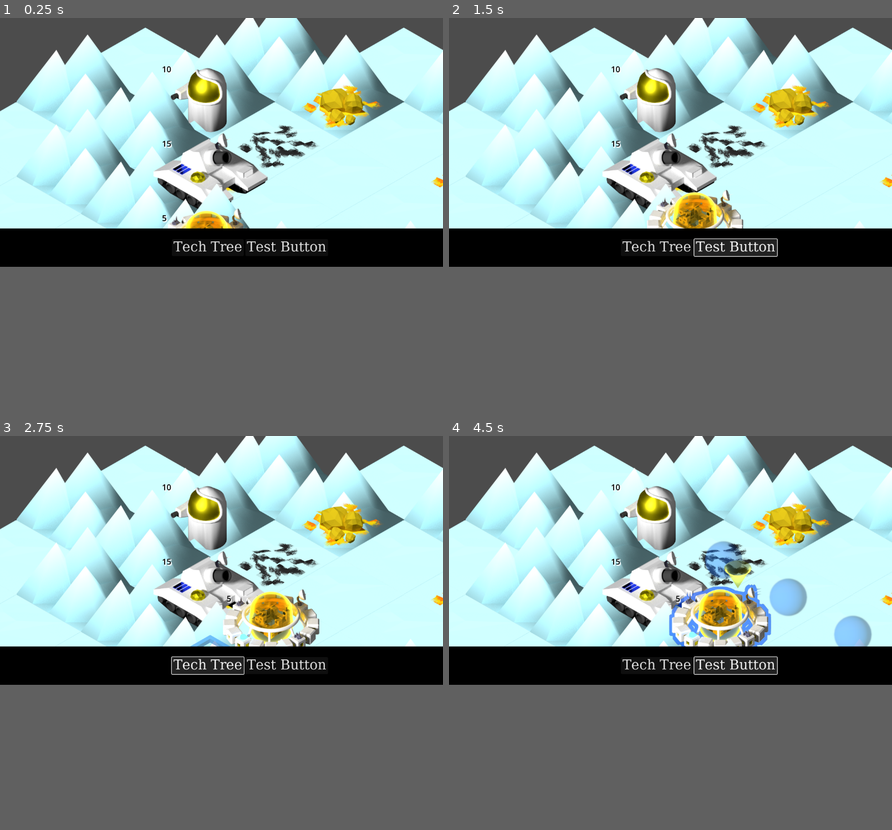
Above: before the commit, frames 1-4 (two rows, left to right).
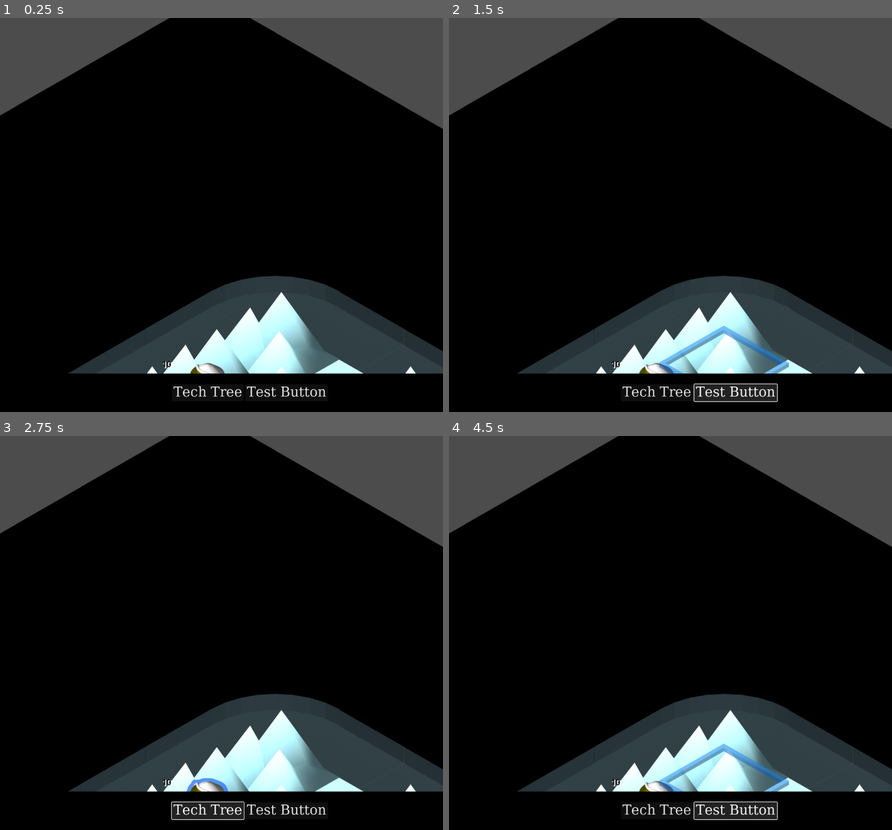
Above: after the commit, the same moments.

Repository: lifflander/stp
Game: Godot game, scene res://node_2d.tscn
Two runs of this game, one before a commit and one after it. Both use one fixed random seed, a clock stepped at 60 frames per second and the inputs below.
Inputs:
- Up to frame 1 (0.25 s): no input
- Up to frame 2 (1.5 s): click "Tech Tree" at 0.5 s; click "Test Button" at 1.25 s
- Up to frame 3 (2.75 s): click "Tech Tree" at 2 s
- Up to frame 4 (4.5 s): click "Test Button" at 2.75 s; click "Tech Tree" at 3.5 s; click "Test Button" at 4.25 s
In our replay, the window is 799x449 before the commit and 799x711 after it. These sizes can differ from the game's own. Grey fills any space a smaller window leaves; there, only what the larger window draws over its background counts as a difference.

The runs differ from the first frame. In frame 1, 62% of the frame differs, in the area x 0-100%, y 0-97%; in frame 2, 63%; in frame 3, 63%; in frame 4, 63%, in the area x 0-100%, y 0-98%.

Commit message:
Atmosphere

Diff:
--- /dev/null
+++ b/CharacterBody2DTest.gd
@@ -0,0 +1,26 @@
+extends CharacterBody2D
+
+var dragging = false
+var prev_position : Vector2
+
+func _ready():
+	set_process_input(true)
+
+func _input(event):
+	if event is InputEventMouseButton:
+		if event.is_pressed():
+			print("pressed")
+			dragging = true
+			prev_position = get_local_mouse_position() + position
+		else:
+			dragging = false
+			prev_position = Vector2(0,0)
+
+			var global_pos = get_global_mouse_position()
+
+	elif event is InputEventMouseMotion and dragging:
+		var new_position = get_local_mouse_position()
+		position = prev_position - new_position
+
+func _physics_process(delta):
+	pass
--- /dev/null
+++ b/Circle2D.gd
@@ -0,0 +1,15 @@
+class_name Circle2D extends Node2D
+
+var radius : float = 0.0
+var color : Color = Color(0,0,0,1)
+
+func _draw():
+	draw_circle(position, radius, color)
+
+# Called when the node enters the scene tree for the first time.
+func _ready():
+	pass # Replace with function body.
+
+# Called every frame. 'delta' is the elapsed time since the previous frame.
+func _process(delta):
+	pass
--- a/LogicEngine.gd
+++ b/LogicEngine.gd
@@ -8,7 +8,7 @@
 
 const unit_tile_set : int = 8
 
-func getBasicDirections() -> Array[Vector2i]:
+static func getBasicDirections() -> Array[Vector2i]:
 	var basic_directions : Array[Vector2i] = [
 		Vector2i(1, 0), Vector2i(0, 1), Vector2i(-1, 0), Vector2i(0, -1),
 		Vector2i(1, -1), Vector2i(-1, 1), Vector2i(-1, -1), Vector2i(1, 1)
@@ -30,13 +30,13 @@
 
 		# Dummy insertion of a unit
 		if player_id == 0:
-			units.append(SpacemanUnit.new(in_le, tile_map, Vector2i(player_id+2, player_id+2)))
+			units.append(SpacemanUnit.new(in_le, tile_map, Vector2i(player_id+5, player_id+5)))
 		elif player_id == 1:
-			units.append(TankUnit.new(in_le, tile_map, Vector2i(player_id+2, player_id+2)))
+			units.append(TankUnit.new(in_le, tile_map, Vector2i(player_id+5, player_id+5)))
 		elif player_id == 2:
-			units.append(ColonypodUnit.new(in_le, tile_map, Vector2i(player_id+2, player_id+2)))
+			units.append(ColonypodUnit.new(in_le, tile_map, Vector2i(player_id+5, player_id+5)))
 		elif player_id == 3:
-			units.append(SpaceshipUnit.new(in_le, tile_map, Vector2i(player_id+2, player_id+2)))
+			units.append(SpaceshipUnit.new(in_le, tile_map, Vector2i(player_id+5, player_id+5)))
 
 class Base:
 	var location : Vector2i
@@ -197,7 +197,7 @@
 		super(in_le, in_tile_map, in_location, unit_source_id, unit_coords)
 
 	func getValidTypes() -> Array[Map.TileTypeEnum]:
-		return [Map.TileTypeEnum.LAND, Map.TileTypeEnum.MOUNTAIN]
+		return [Map.TileTypeEnum.LAND, Map.TileTypeEnum.MOUNTAIN, Map.TileTypeEnum.ATMOSPHERE]
 
 	func getName():
 		return "Spaceship"
--- a/Map.gd
+++ b/Map.gd
@@ -14,11 +14,12 @@
 		return false
 
 enum TileTypeEnum {
-	EMPTY = -1, LAND = 0, MOUNTAIN = 1, SPACE = 2
+	EMPTY = -1, LAND = 0, MOUNTAIN = 1, SPACE = 2, ATMOSPHERE = 3
 }
 
 class Tile:
 	var atlas : AtlasIdent
+	var atlas_space : AtlasIdent
 	var unit : LogicEngine.Unit = null
 	var base : LogicEngine.Base = null
 	var type : TileTypeEnum = TileTypeEnum.EMPTY
@@ -42,10 +43,10 @@
 class Circle:
 	var pos : Vector2
 	var radius : float
-	var x1 : float
-	var x2 : float
-	var y1 : float
-	var y2 : float
+	var x1 : int
+	var x2 : int
+	var y1 : int
+	var y2 : int
 	var planet = 0
 
 	func getSquareLen(rad : float) -> float:
@@ -58,10 +59,10 @@
 
 		var len = getSquareLen(radius)
 
-		x1 = p.x-len/2
-		x2 = p.x+len/2
-		y1 = p.y-len/2
-		y2 = p.y+len/2
+		x1 = int(p.x-len/2)
+		x2 = int(p.x+len/2)
+		y1 = int(p.y-len/2)
+		y2 = int(p.y+len/2)
 
 	func inCircle(p : Vector2i) -> bool:
 		return (p.x - pos.x) * (p.x - pos.x) + (p.y - pos.y) * (p.y - pos.y) < radius * radius
@@ -69,10 +70,28 @@
 	func inSquare(p : Vector2i) -> bool:
 		return p.x >= x1 and p.x <= x2 and p.y >= y1 and p.y <= y2
 
+	func onBottomBoundary(p : Vector2i) -> bool:
+		return p.x >= x1 and p.x == x2+1 and p.y >= y1 and p.y <= y2
+	func onTopBoundary(p : Vector2i) -> bool:
+		return p.x == x1-1 and p.x <= x2 and p.y >= y1 and p.y <= y2
+	func onLeftBoundary(p : Vector2i) -> bool:
+		return p.x >= x1 and p.x <= x2 and p.y == y1-1 and p.y <= y2
+	func onRightBoundary(p : Vector2i) -> bool:
+		return p.x >= x1 and p.x <= x2 and p.y >= y1 and p.y == y2+1
+
+	func onBottomLeftBoundary(p : Vector2i) -> bool:
+		return p.x >= x1 and p.x == x2+1 and p.y == y1-1 and p.y <= y2
+	func onBottomRightBoundary(p : Vector2i) -> bool:
+		return p.x >= x1 and p.x == x2+1 and p.y >= y1 and p.y == y2+1
+	func onTopLeftBoundary(p : Vector2i) -> bool:
+		return p.x == x1-1 and p.x <= x2 and p.y == y1-1 and p.y <= y2
+	func onTopRightBoundary(p : Vector2i) -> bool:
+		return p.x == x1-1 and p.x <= x2 and p.y >= y1 and p.y == y2+1
+
 var altitude = FastNoiseLite.new()
 var width : int = 200
 var height : int = 200
-var circles = [Circle.new(Vector2(6,5), 6, 0), Circle.new(Vector2(5,17), 6, 1)]
+var circles = [Circle.new(Vector2(9,8), 5, 0), Circle.new(Vector2(8,20), 5, 1)]
 
 var tiles : Array[Tile]
 
@@ -110,12 +129,14 @@
 	for x in width:
 		for y in height:
 			tiles[convertTo1D(Vector2i(x, y))] = Tile.new()
+			var tile = getTileXY(x, y)
+			tile.type = TileTypeEnum.SPACE
+			tile.atlas_space = AtlasIdent.new(1, Vector2i(0,0))
 			for c in circles:
-				if c.inCircle(Vector2i(x,y)):
+				if c.inSquare(Vector2i(x,y)):
 					#print("planet=" + str(c.planet) + ", x=", str(x), ", y=", str(y))
 					var alt = altitude.get_noise_2d(float(x)*50.0, float(y)*50.0)*10
 					var mountain = alt > 1
-					var tile = getTileXY(x, y)
 					if c.planet == 0:
 						if mountain:
 							tile.type = TileTypeEnum.MOUNTAIN
@@ -132,6 +153,24 @@
 							tile.atlas = AtlasIdent.new(6, Vector2i(2,0))
 					else:
 						print("ERROR")
+				elif c.onBottomBoundary(Vector2i(x,y)) or c.onTopBoundary(Vector2i(x,y)):
+					tile.type = TileTypeEnum.ATMOSPHERE
+					tile.atlas = AtlasIdent.new(0, Vector2i(0,0))
+				elif c.onLeftBoundary(Vector2i(x,y)) or c.onRightBoundary(Vector2i(x,y)):
+					tile.type = TileTypeEnum.ATMOSPHERE
+					tile.atlas = AtlasIdent.new(0, Vector2i(1,0))
+				elif c.onBottomLeftBoundary(Vector2i(x,y)):
+					tile.type = TileTypeEnum.ATMOSPHERE
+					tile.atlas = AtlasIdent.new(0, Vector2i(3,0))
+				elif c.onBottomRightBoundary(Vector2i(x,y)):
+					tile.type = TileTypeEnum.ATMOSPHERE
+					tile.atlas = AtlasIdent.new(0, Vector2i(5,0))
+				elif c.onTopLeftBoundary(Vector2i(x,y)):
+					tile.type = TileTypeEnum.ATMOSPHERE
+					tile.atlas = AtlasIdent.new(0, Vector2i(2,0))
+				elif c.onTopRightBoundary(Vector2i(x,y)):
+					tile.type = TileTypeEnum.ATMOSPHERE
+					tile.atlas = AtlasIdent.new(0, Vector2i(4,0))
 
 
 # Called every frame. 'delta' is the elapsed time since the previous frame.
--- a/TileMap.gd
+++ b/TileMap.gd
@@ -74,6 +74,7 @@
 var city_layer_id : int = -1
 var terrain_layer_id : int = -1
 var resource_layer_id : int = -1
+var space_layer_id : int = -1
 
 class BuilderIcon extends Sprite2D:
 	var location : Vector2i
@@ -124,6 +125,8 @@
 			unit_layer_id = i
 		if get_layer_name(i) == "Selection":
 			selection_layer = i
+		if get_layer_name(i) == "Space":
+			space_layer_id = i
 
 	drawTerrainLayer()
 
@@ -135,7 +138,21 @@
 		for y in range(height):
 			var tile = map.getTileXY(x, y)
 			if tile != null:
-				set_cell(terrain_layer_id, Vector2i(x,y), tile.atlas.source_id, tile.atlas.atlas_coord)
+				if tile.type == Map.TileTypeEnum.SPACE or tile.type == Map.TileTypeEnum.ATMOSPHERE:
+					set_cell(space_layer_id, Vector2i(x,y), tile.atlas_space.source_id, tile.atlas_space.atlas_coord)
+
+				if tile.type != Map.TileTypeEnum.SPACE:
+					set_cell(terrain_layer_id, Vector2i(x,y), tile.atlas.source_id, tile.atlas.atlas_coord)
+
+				#if tile.type == Map.TileTypeEnum.SPACE:
+					#var local_pos = map_to_local(Vector2i(x,y))
+					#var x_rand = randf() * tile_set.tile_size.x
+					#var y_rand = randf() * tile_set.tile_size.y
+					#var global_pos = to_global(Vector2(local_pos.x - tile_set.tile_size.x/2 + x_rand, local_pos.y - tile_set.tile_size.y/2 + y_rand))
+					#var c : Circle2D = Circle2D.new()
+					#c.position = global_pos
+					#c.radius = 10
+					#sprite_holder.add_child(c)
 
 func animateUnit(unit : LogicEngine.Unit, from : Vector2i, to : Vector2i):
 	var new_sprite : Sprite2D = Sprite2D.new()
--- a/iso-tileset-2.tres
+++ b/iso-tileset-2.tres
@@ -1,7 +1,8 @@
-[gd_resource type="TileSet" load_steps=23 format=3 uid="uid://0jewu7pkdoe8"]
+[gd_resource type="TileSet" load_steps=26 format=3 uid="uid://0jewu7pkdoe8"]
 
 [ext_resource type="Texture2D" uid="uid://b3bhoe2tb63dy" path="res://assets/tilesets/Atmosphere_1.png" id="1_o4mdy"]
 [ext_resource type="Material" uid="uid://dp8smeaxg8g1" path="res://orb-shader.tres" id="2_40q4k"]
+[ext_resource type="Texture2D" uid="uid://by5f1cxus7q8n" path="res://assets/tilesets/Space_Tile_1.png" id="2_h18go"]
 [ext_resource type="Texture2D" uid="uid://d2ql6dm0nudk4" path="res://assets/tilesets/Units-Tileset_1.png" id="2_t27ds"]
 [ext_resource type="Texture2D" uid="uid://dalalwkh6mad7" path="res://assets/tilesets/Base_Tileset_1.png" id="3_itlhw"]
 [ext_resource type="Texture2D" uid="uid://b0wwswgu3i444" path="res://assets/tilesets/Spaceman_4.png" id="3_ol1jg"]
@@ -16,15 +17,30 @@
 [sub_resource type="TileSetAtlasSource" id="TileSetAtlasSource_yh4kb"]
 texture = ExtResource("1_o4mdy")
 margins = Vector2i(0, 46)
-separation = Vector2i(3, 0)
-texture_region_size = Vector2i(480, 350)
-0:0/0 = 0
-1:0/0 = 0
-2:0/0 = 0
-3:0/0 = 0
-4:0/0 = 0
-5:0/0 = 0
-6:0/0 = 0
+separation = Vector2i(0, 30)
+texture_region_size = Vector2i(480, 337)
+0:0/0 = 0
+1:0/0 = 0
+2:0/0 = 0
+3:0/0 = 0
+4:0/0 = 0
+4:0/0/texture_origin = Vector2i(0, -1)
+5:0/0 = 0
+5:0/0/texture_origin = Vector2i(-1, -1)
+6:0/0 = 0
+7:0/0 = 0
+7:0/0/texture_origin = Vector2i(9, 2)
+8:0/0 = 0
+0:1/0 = 0
+1:1/0 = 0
+2:1/0 = 0
+3:1/0 = 0
+
+[sub_resource type="TileSetAtlasSource" id="TileSetAtlasSource_wuy8j"]
+texture = ExtResource("2_h18go")
+margins = Vector2i(241, 189)
+texture_region_size = Vector2i(483, 331)
+0:0/0 = 0
 
 [sub_resource type="TileSetAtlasSource" id="TileSetAtlasSource_v8dyp"]
 resource_name = "UnitSetSelected"
@@ -51,6 +67,16 @@
 6:0/0/texture_origin = Vector2i(0, 40)
 6:0/0/material = ExtResource("2_40q4k")
 
+[sub_resource type="TileSetAtlasSource" id="TileSetAtlasSource_cxa5v"]
+texture = ExtResource("1_o4mdy")
+margins = Vector2i(2, 35)
+separation = Vector2i(0, 32)
+texture_region_size = Vector2i(474, 350)
+2:1/0 = 0
+2:1/0/texture_origin = Vector2i(8, 0)
+3:1/0 = 0
+3:1/0/texture_origin = Vector2i(-2, 0)
+
 [sub_resource type="TileSetAtlasSource" id="TileSetAtlasSource_vgkwd"]
 texture = ExtResource("3_itlhw")
 margins = Vector2i(0, 40)
@@ -160,7 +186,7 @@
 [resource]
 tile_shape = 1
 tile_layout = 5
-tile_size = Vector2i(480, 277)
+tile_size = Vector2i(480, 276)
 occlusion_layer_0/light_mask = 1
 terrain_set_0/mode = 0
 sources/2 = SubResource("TileSetAtlasSource_f0a4u")
@@ -174,4 +200,6 @@
 sources/10 = SubResource("TileSetAtlasSource_v8dyp")
 sources/12 = SubResource("TileSetAtlasSource_vgkwd")
 sources/0 = SubResource("TileSetAtlasSource_yh4kb")
+sources/1 = SubResource("TileSetAtlasSource_wuy8j")
+sources/11 = SubResource("TileSetAtlasSource_cxa5v")
 pattern_0 = SubResource("TileMapPattern_74qju")
--- a/node_2d.tscn
+++ b/node_2d.tscn
@@ -1,9 +1,10 @@
-[gd_scene load_steps=10 format=3 uid="uid://cynr1206nn872"]
+[gd_scene load_steps=11 format=3 uid="uid://cynr1206nn872"]
 
 [ext_resource type="TileSet" uid="uid://0jewu7pkdoe8" path="res://iso-tileset-2.tres" id="1_mvcdc"]
 [ext_resource type="Script" path="res://TileMap.gd" id="2_dd161"]
 [ext_resource type="Script" path="res://Camera2D.gd" id="3_2d54c"]
 [ext_resource type="Script" path="res://Map.gd" id="3_et2nw"]
+[ext_resource type="Script" path="res://Circle2D.gd" id="3_jkbrn"]
 [ext_resource type="Script" path="res://CharacterBody2D.gd" id="3_qhnfj"]
 [ext_resource type="Script" path="res://LogicEngine.gd" id="3_uiovt"]
 [ext_resource type="Theme" uid="uid://byrrjw305mtni" path="res://basic-theme.tres" id="7_yey6t"]
@@ -33,6 +34,9 @@
 [node name="Map" type="Node" parent="."]
 script = ExtResource("3_et2nw")
 
+[node name="Circle2D" type="Node2D" parent="."]
+script = ExtResource("3_jkbrn")
+
 [node name="Tiles" type="TileMap" parent="."]
 y_sort_enabled = true
 position = Vector2(-281, -790)
@@ -41,10 +45,9 @@
 format = 2
 layer_0/name = "Base layer"
 layer_0/y_sort_enabled = true
-layer_0/tile_data = PackedInt32Array(-131072, 65542, 0, -65537, 65542, 0, -131073, 65542, 0, -196608, 65542, 0, -65538, 65542, 0, -262144, 65542, 0, -196609, 65542, 0, -131074, 65542, 0, -196610, 65542, 0, -65539, 65542, 0, -131075, 65542, 0, -196611, 65542, 0, -262147, 65542, 0, -262146, 65542, 0, -262145, 65542, 0, -327680, 65542, 0, -65535, 393216, 0, -131071, 327680, 0, -196607, 327680, 0, -262143, 327680, 0, -65536, 262144, 0, -1, 262144, 0, -2, 262144, 0, -327684, 65536, 0, -262148, 131072, 0, -196612, 131072, 0, -131076, 131072, 0, -65540, 131072, 0, -327683, 196608, 0, -327682, 196608, 0, -327681, 196608, 0, -393216, 196608, 0, -3, 262144, 0, -327679, 327680, 0)
 layer_1/name = "Resources"
 layer_1/y_sort_enabled = true
-layer_1/tile_data = PackedInt32Array(65539, 131081, 0, 196611, 131081, 0, 131075, 65545, 0, 262150, 131081, 0, 6, 131081, 0, 65543, 65545, 0, 65544, 65545, 0, 65541, 131081, 0, 327688, 131081, 0)
+layer_1/tile_data = PackedInt32Array(262150, 131081, 0, 327688, 131081, 0)
 layer_2/name = "City"
 layer_2/y_sort_enabled = true
 layer_2/y_sort_origin = 150
@@ -57,6 +60,9 @@
 layer_4/y_sort_enabled = true
 layer_4/z_index = 1
 layer_4/tile_data = PackedInt32Array()
+layer_5/name = "Space"
+layer_5/z_index = -1
+layer_5/tile_data = PackedInt32Array()
 script = ExtResource("2_dd161")
 
 [node name="SpriteHolder" type="Node2D" parent="Tiles"]
--- a/project.godot
+++ b/project.godot
@@ -15,6 +15,10 @@
 config/features=PackedStringArray("4.2", "Mobile")
 config/icon="res://icon.svg"
 
+[display]
+
+window/size/viewport_height=1024
+
 [input]
 
 click={
--- /dev/null
+++ b/star-material.tres
@@ -0,0 +1,17 @@
+[gd_resource type="ShaderMaterial" load_steps=2 format=3 uid="uid://cq0mxk3tkcs8g"]
+
+[ext_resource type="Shader" path="res://star-shader.gdshader" id="1_k8vci"]
+
+[resource]
+shader = ExtResource("1_k8vci")
+shader_parameter/small_stars = 50.0
+shader_parameter/small_stars_far_size = 0.5
+shader_parameter/small_stars_near_size = 1.0
+shader_parameter/large_stars = 8.0
+shader_parameter/large_stars_far_size = 0.7
+shader_parameter/large_stars_near_size = 1.0
+shader_parameter/far_stars_color = Color(0.360784, 0.270588, 0.94902, 1)
+shader_parameter/near_stars_color = Color(1, 1, 1, 1)
+shader_parameter/tile_position = Vector2(0, 0)
+shader_parameter/mouse = null
+shader_parameter/base_scroll_speed = 0.05
--- /dev/null
+++ b/star-shader.gdshader
@@ -0,0 +1,134 @@
+// Starfield shader v5 by Brian Smith (steampunkdemon.itch.io)
+// MIT licence
+
+shader_type canvas_item;
+render_mode world_vertex_coords;
+
+// Comment out the following line if you are not applying the shader to a ColorRect:
+//uniform vec2 dimensions = vec2(1024.0, 1024.0); // Resolution of ColorRect in pixels
+
+uniform float small_stars = 50.0; // Number of small stars. Rows for horizontally scrolling stars or columns for vertically scrolling stars.
+uniform float small_stars_far_size : hint_range(0.1, 1.0, 0.1) = 0.5;
+uniform float small_stars_near_size : hint_range(0.1, 1.0, 0.1) = 1.0;
+uniform float large_stars = 8.0; // Number of large stars. Rows for horizontally scrolling stars or columns for vertically scrolling stars.
+uniform float large_stars_far_size : hint_range(0.1, 1.0, 0.1) = 0.5;
+uniform float large_stars_near_size : hint_range(0.1, 1.0, 0.1) = 1.0;
+
+// Replace the below references to 'source_color' with 'hint_color' if you are using a version of Godot before 4.
+uniform vec4 far_stars_color : source_color = vec4(0.50, 0.0, 1.0, 1.0);
+uniform vec4 near_stars_color : source_color = vec4(1.0, 1.0, 1.0, 1.0);
+
+// Remove the below references to ': source_color, filter_nearest_mipmap' if you are using a version of Godot before 4.
+uniform sampler2D small_stars_texture : source_color, filter_nearest_mipmap;
+uniform sampler2D large_stars_texture : source_color, filter_nearest_mipmap;
+
+uniform vec2 tile_position = vec2(0, 0);
+
+varying vec2 uvx;
+uniform vec2 mouse;
+
+uniform float base_scroll_speed : hint_range(0.0, 1.0, 0.01) = 0.05;
+//uniform float additional_scroll_speed : hint_range(0.01, 1.0, 0.01) = 0.05;
+
+varying vec2 world_pos;
+
+float greater_than(float x, float y) {
+	return max(sign(x - y), 0.0);
+}
+
+float random(vec2 uv) {
+    return fract(sin(dot(uv.xy,
+        vec2(12.9898,78.233))) * 43758.5453123);
+}
+
+void vertex() {
+	world_pos = (vec4(VERTEX, 0.0, 1.0) * MODEL_MATRIX).xy;
+	uvx =  TEXTURE_PIXEL_SIZE * (vec4(VERTEX, 0.0, 1.0)).xy;
+	//VERTEX = (MODEL_MATRIX * vec4(VERTEX, 0.0, 1.0)).xy;
+}
+
+void fragment() {
+// The below line will scroll the stars from right to left or from bottom to top.
+// To make the stars scroll in the opposite direction change the line to:
+//float time = 10000.0 - TIME;
+// Alternatively you can comment out the below line and add a new uniform above as:
+// uniform float time = 10000.0;
+// You can then update the time uniform from your _physics_process function by adding or subtracting delta. You can also pause the scrolling by not changing the time uniform.
+	vec2 uv2 = 2. * VERTEX / vec2(1) - 1.;
+	//vec2 uvs = uv2 * vec2(1)  / 1.;
+
+	vec2 uvs = uvx;
+	float time = 10000.0;
+
+// Comment out the following two lines if you are not applying the shader to a TextureRect:
+//	COLOR = texture(TEXTURE,UV); // This line is only required if you are using a version of Godot before 4.
+	vec2 dimensions = 1.0 / TEXTURE_PIXEL_SIZE;
+
+// Horizontal scrolling:
+	//float r = random(VERTEX);
+	float small_star_rn = fract(sin(floor(uvs.y * small_stars)) * dimensions.y);
+	float large_star_rn = fract(sin(floor(uvs.y * large_stars)) * dimensions.y);
+	vec2 small_star_uv = vec2(fract(uvs.x + /*SCREEN_UV.x*2.2 +*/ (base_scroll_speed + small_star_rn * base_scroll_speed) * time) * small_stars * dimensions.x / dimensions.y, fract(uvs.y * small_stars)) * 2.0 - 1.0;
+	vec2 large_star_uv = vec2(fract(uvs.x + /*SCREEN_UV.x*1.8 +*/ (base_scroll_speed + large_star_rn * base_scroll_speed) * time) * large_stars * dimensions.x / dimensions.y, fract(uvs.y * large_stars)) * 2.0 - 1.0;
+
+// Vertical scrolling:
+//	float small_stars_rn = fract(sin(floor(UV.x * small_stars)) * dimensions.x);
+//	float large_stars_rn = fract(sin(floor(UV.x * large_stars)) * dimensions.x);
+//	vec2 small_stars_uv = vec2(fract(UV.x * small_stars), fract(UV.y + (base_scroll_speed + small_stars_rn * additional_scroll_speed) * time) * small_stars * dimensions.y / dimensions.x) * 2.0 - 1.0;
+//	vec2 large_stars_uv = vec2(fract(UV.x * large_stars), fract(UV.y + (base_scroll_speed + large_stars_rn * additional_scroll_speed) * time) * large_stars * dimensions.y / dimensions.x) * 2.0 - 1.0;
+
+	vec4 star_color = mix(far_stars_color, near_stars_color, small_star_rn);
+	float star_size = small_stars_far_size + (small_stars_near_size - small_stars_far_size) * small_star_rn;
+
+// Render small stars as circles with soft edges:
+	COLOR.rgb = mix(COLOR.rgb, star_color.rgb, max((star_size - length(small_star_uv)) / star_size, 0.0) * star_color.a);
+
+// Render small stars as circles with hard edges:
+//	COLOR.rgb = mix(COLOR.rgb, star_color.rgb, greater_than(star_size, length(small_star_uv)) * star_color.a);
+
+// Render small stars as crosses with soft edges:
+//	COLOR.rgb = mix(COLOR.rgb, star_color.rgb, max((star_size - length(small_star_uv)) / star_size, 0.0) * (max(greater_than(star_size / 10.0, abs(small_star_uv.x)), greater_than(star_size / 10.0, abs(small_star_uv.y)))) * star_color.a);
+
+// Render small stars as crosses with hard edges:
+//	COLOR.rgb = mix(COLOR.rgb, star_color.rgb, max(greater_than(star_size / 5.0, abs(small_star_uv.x)) * greater_than(star_size, abs(small_star_uv.y)), greater_than(star_size / 5.0, abs(small_star_uv.y)) * greater_than(star_size, abs(small_star_uv.x))) * star_color.a);
+
+// Render small stars as squares:
+//	COLOR.rgb = mix(COLOR.rgb, star_color.rgb, greater_than(star_size, abs(small_star_uv.x)) * greater_than(star_size, abs(small_star_uv.y)) * star_color.a);
+
+// Render small stars as diamonds:
+//	COLOR.rgb = mix(COLOR.rgb, star_color.rgb, greater_than(star_size, abs(small_star_uv.y) + abs(small_star_uv.x)) * star_color.a);
+
+// Render small stars using the 'small_stars_texture':
+// The 'small_stars_texture' must have a border of blank transparent pixels.
+//	vec4 small_stars_texture_pixel = texture(small_stars_texture, (small_star_uv / (small_stars_far_size + (small_stars_near_size - small_stars_far_size) * small_star_rn) + 1.0) / 2.0) * mix(far_stars_color, near_stars_color, small_star_rn);
+//	COLOR.rgb = mix(COLOR.rgb, small_stars_texture_pixel.rgb, small_stars_texture_pixel.a);
+
+	star_color = mix(far_stars_color, near_stars_color, large_star_rn);
+	star_size = large_stars_far_size + (large_stars_near_size - large_stars_far_size) * large_star_rn;
+
+// Render large stars as circles with soft edges:
+//	COLOR.rgb = mix(COLOR.rgb, star_color.rgb, max((star_size - length(large_star_uv)) / star_size, 0.0) * star_color.a);
+
+// Render large stars with circles and crosses with smooth edges:
+	COLOR.rgb = mix(COLOR.rgb, star_color.rgb, (max((star_size / 1.7 - length(large_star_uv)) / star_size, 0.0) + max((star_size - length(large_star_uv)) / star_size / 2.0, 0.0) * (max(greater_than(star_size / 10.0, abs(large_star_uv.x)), greater_than(star_size / 10.0, abs(large_star_uv.y))))) * star_color.a);
+
+// Render large stars as circles with hard edges:
+//	COLOR.rgb = mix(COLOR.rgb, star_color.rgb, greater_than(star_size, length(large_star_uv)) * star_color.a);
+
+// Render large stars as crosses with soft edges:
+//	COLOR.rgb = mix(COLOR.rgb, star_color.rgb, max((star_size - length(large_star_uv)) / star_size, 0.0) * (max(greater_than(star_size / 10.0, abs(large_star_uv.x)), greater_than(star_size / 10.0, abs(large_star_uv.y)))) * star_color.a);
+
+// Render large stars as crosses with hard edges:
+//	COLOR.rgb = mix(COLOR.rgb, star_color.rgb, max(greater_than(star_size / 5.0, abs(large_star_uv.x)) * greater_than(star_size, abs(large_star_uv.y)), greater_than(star_size / 5.0, abs(large_star_uv.y)) * greater_than(star_size, abs(large_star_uv.x))) * star_color.a);
+
+// Render large stars as squares:
+//	COLOR.rgb = mix(COLOR.rgb, star_color.rgb, greater_than(star_size, abs(large_star_uv.x)) * greater_than(star_size, abs(large_star_uv.y)) * star_color.a);
+
+// Render large stars as diamonds:
+//	COLOR.rgb = mix(COLOR.rgb, star_color.rgb, greater_than(star_size, abs(large_star_uv.y) + abs(large_star_uv.x)) * star_color.a);
+
+// Render large stars using the 'large_stars_texture':
+// The 'large_stars_texture' must have a border of blank transparent pixels.
+//	vec4 large_stars_texture_pixel = texture(large_stars_texture, (large_star_uv / (large_stars_far_size + (large_stars_near_size - large_stars_far_size) * large_star_rn) + 1.0) / 2.0) * mix(far_stars_color, near_stars_color, large_star_rn);
+//	COLOR.rgb = mix(COLOR.rgb, large_stars_texture_pixel.rgb, large_stars_texture_pixel.a);
+}
--- /dev/null
+++ b/test_scene.tscn
@@ -0,0 +1,22 @@
+[gd_scene load_steps=2 format=3 uid="uid://7rbg8gra110a"]
+
+[ext_resource type="Script" path="res://CharacterBody2DTest.gd" id="1_m47d7"]
+
+[node name="Node2D" type="Node2D"]
+
+[node name="ParallaxBackground" type="ParallaxBackground" parent="."]
+follow_viewport_enabled = true
+scroll_offset = Vector2(2.08165e-12, 100)
+
+[node name="Line2D" type="Line2D" parent="ParallaxBackground"]
+points = PackedVector2Array(0, 0, 100, 100)
+width = 100.0
+default_color = Color(0, 0, 0, 1)
+
+[node name="ParallaxLayer" type="ParallaxLayer" parent="ParallaxBackground"]
+motion_scale = Vector2(1000, 1000)
+
+[node name="CharacterBody2DTest" type="CharacterBody2D" parent="."]
+script = ExtResource("1_m47d7")
+
+[node name="Camera2D" type="Camera2D" parent="CharacterBody2DTest"]
Binary file changed: assets/tilesets/Atmosphere_1.png
Binary file added: assets/tilesets/Space_Tile_1.png
Not shown, added: assets/tilesets/Space_Tile_1.png.import
